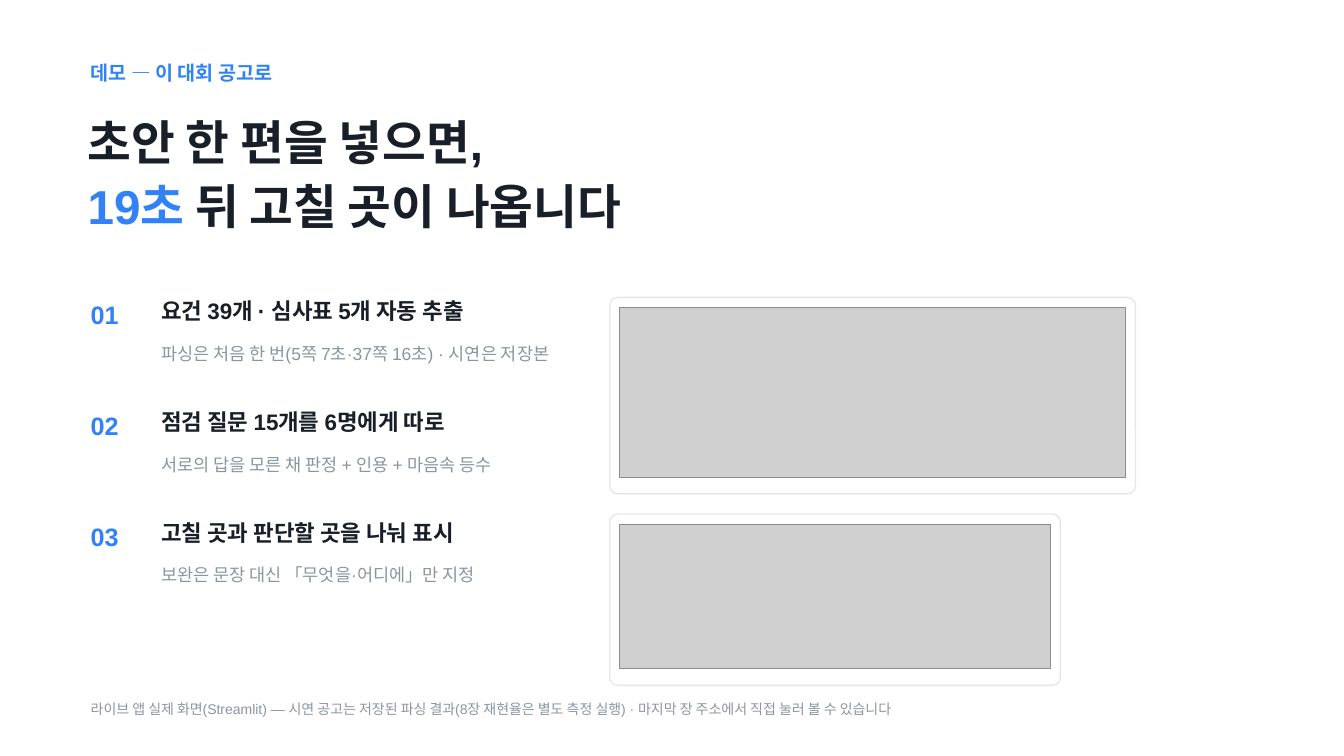
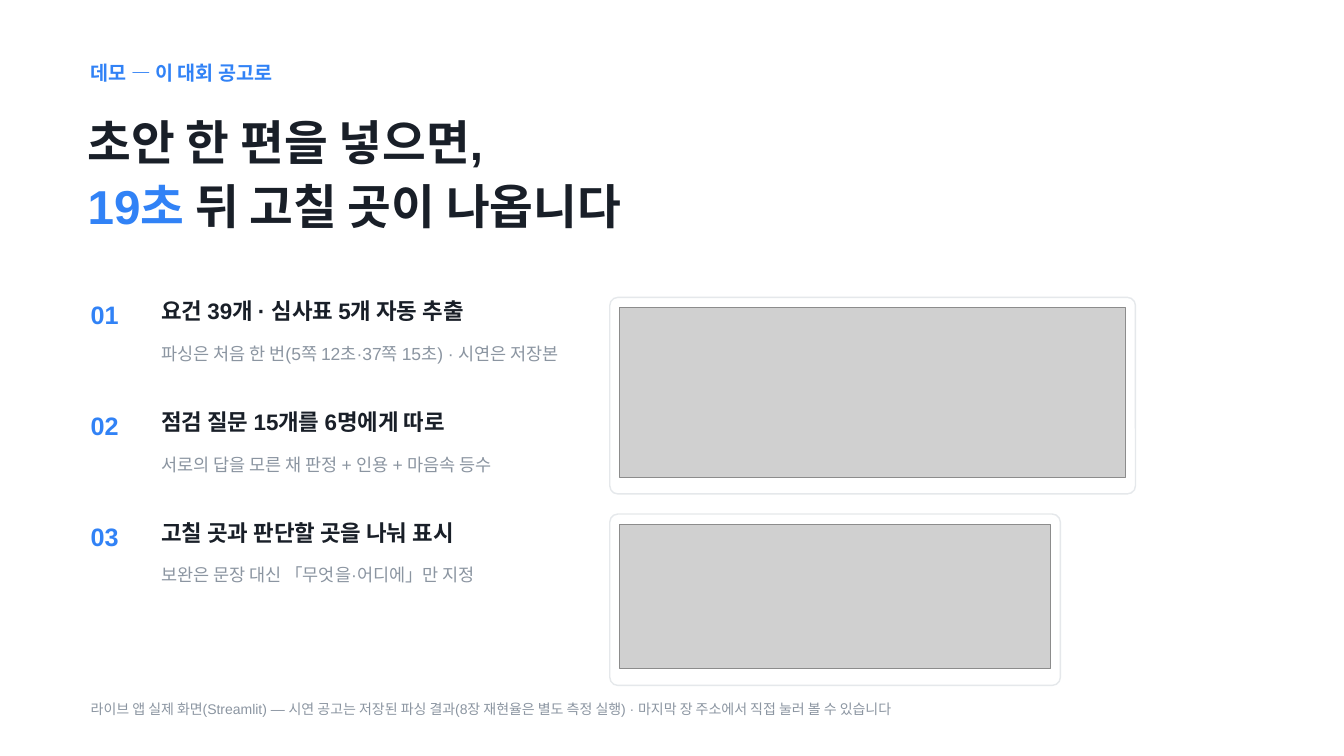
Before and after one commit to Ryugi62/rfp-to-fit, a slide deck: slide 4 of deliver/deck/RFP-to-Fit_루미아.pptx. Drawn at 1344x756 pixels with LibreOffice and Linux fonts; fonts in the diff are those of the drawing; grey boxes stand for pictures. Boxes give left, top, right and bottom in pixels: in the first picture for what was removed or moved away, otherwise in the second. Text is boxed around its words. In the diff, an @@ line names an element or a change of style, - is before the commit and + after.

```diff
--- a/deliver/deck/RFP-to-Fit_루미아.pptx
+++ b/deliver/deck/RFP-to-Fit_루미아.pptx
@@ text at bbox=[161, 345, 559, 364]: text changed @@
-파싱은 처음 한 번(5쪽 7초·37쪽 16초) · 시연은 저장본
+파싱은 처음 한 번(5쪽 12초·37쪽 15초) · 시연은 저장본
```
Also in this commit, not shown: 3 other slides changed, 21 other files.
